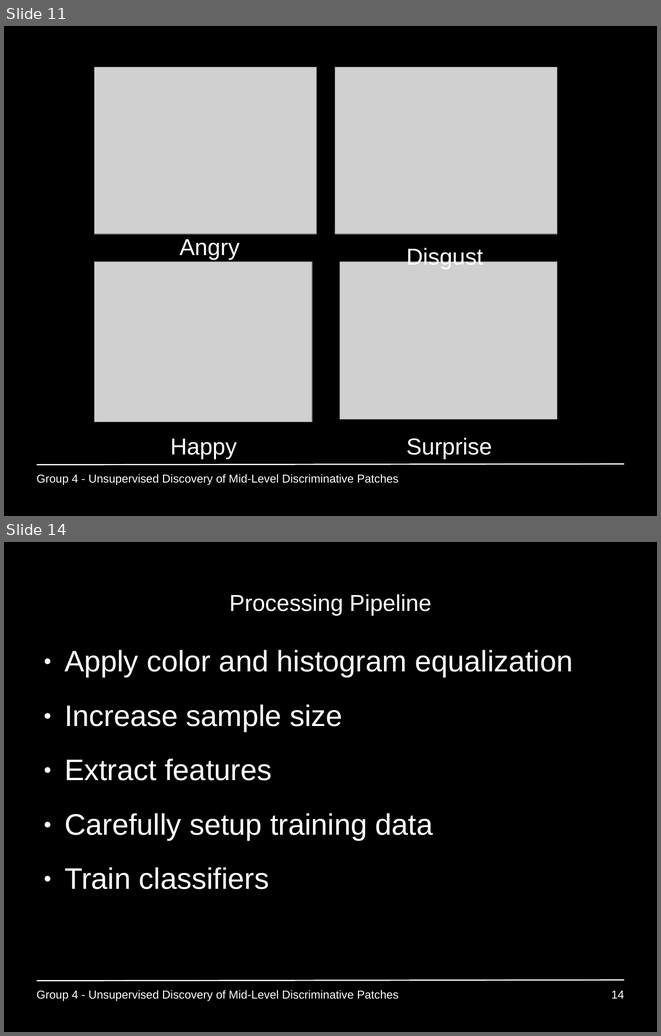
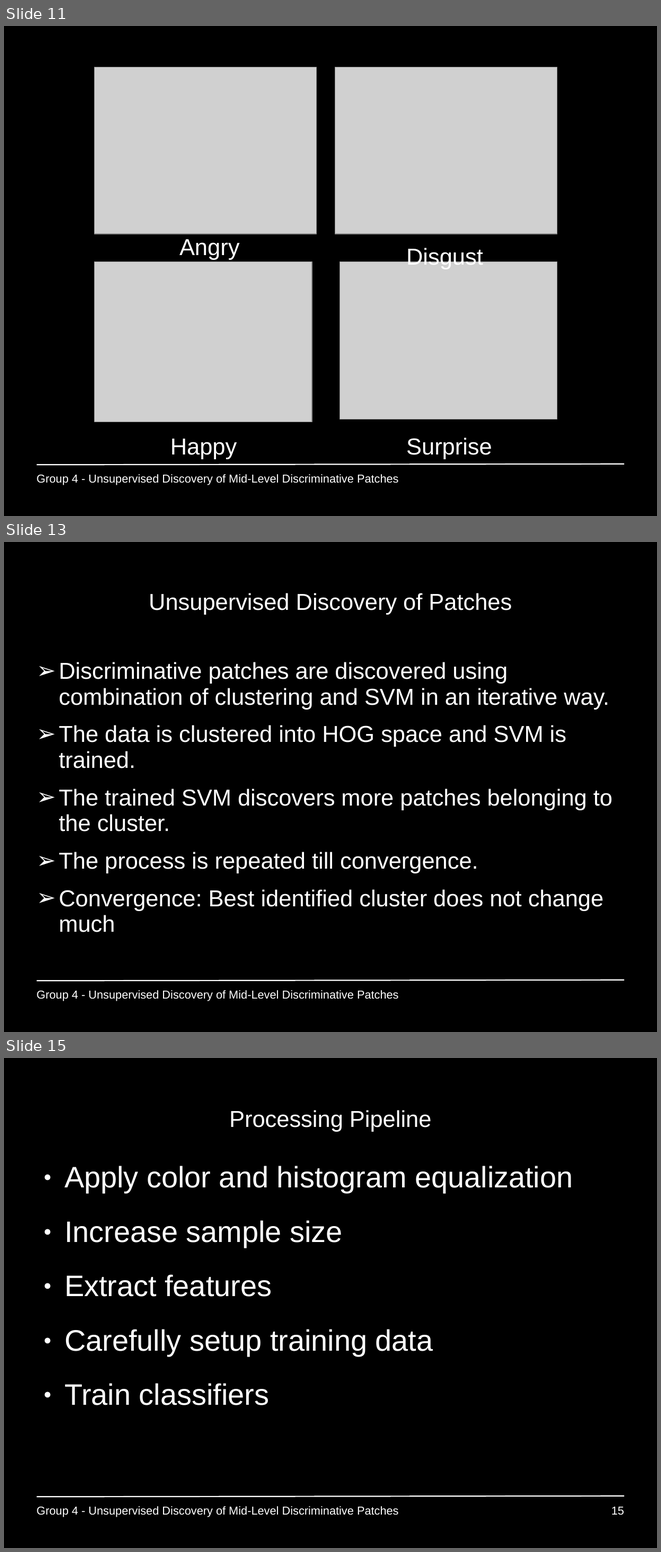
Before and after one commit to GiannisPapadopoulos/DiscriminativePatches, a slide deck: presentations/period3/MAI_Project1_Group4.ppt. Shown one above the other, each under a label of ours: slides 11 and 14 before the commit, slides 11, 13 and 15 after it; the slides between them are not shown. The pictures are 661x1036 and 661x1552 pixels, drawn with LibreOffice and Linux fonts; fonts in the diff are those of the drawing; grey boxes stand for pictures. Boxes give left, top, right and bottom in pixels: in the first picture for what was removed or moved away, otherwise in the second. Text is boxed around its words. In the diff, an @@ line names an element or a change of style, - is before the commit and + after.

Commit message:
Clustering

```diff
--- a/presentations/period3/MAI_Project1_Group4.ppt
+++ b/presentations/period3/MAI_Project1_Group4.ppt
@@ slide 13 added at bbox=[4, 542, 657, 1032], background #000000; not listed: 1 template element that a slide beside it also shows @@
@@ title added at bbox=[149, 593, 512, 615], 28 pt, text #FFFFFF @@
+Unsupervised Discovery of Patches
@@ text added at bbox=[59, 662, 612, 932], 28 pt, text #FFFFFF @@
+➢ Discriminative patches are discovered using combination of clustering and SVM in an iterative way.
+➢ The data is clustered into HOG space and SVM is trained.
+➢ The trained SVM discovers more patches belonging to the cluster.
+➢ The process is repeated till convergence.
+➢ Convergence: Best identified cluster does not change much
@@ text added at bbox=[36, 990, 399, 1000], 14 pt, text #FFFFFF @@
+Group 4 - Unsupervised Discovery of Mid-Level Discriminative Patches
@@ what was slide 14 is now slide 15 @@
@@ page number at bbox=[611, 1506, 624, 1515]: text changed @@
-14
+15
```
Also in this commit, not shown: 2 slides changed.
